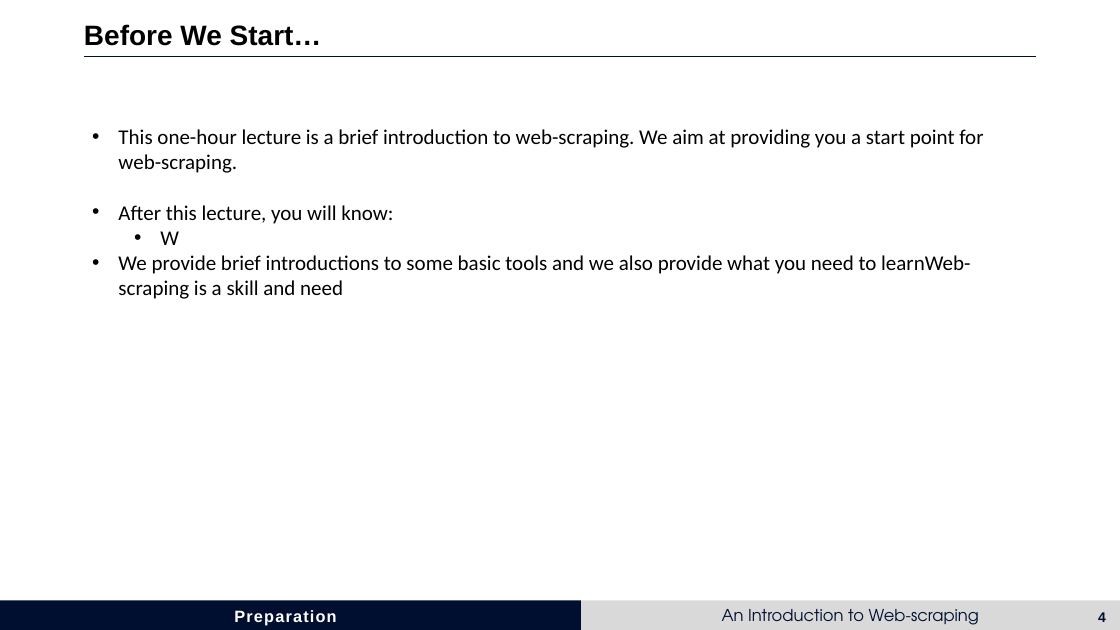
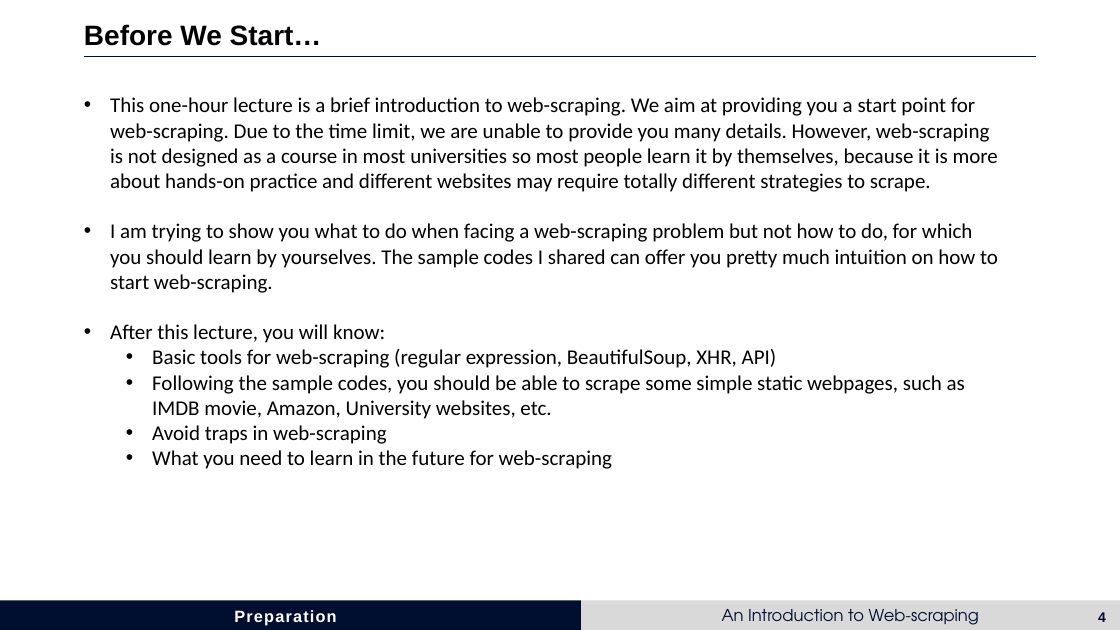
Before and after one commit to HongfeiUconn/Introduction-to-Web-scraping, a slide deck: slide 4 of Introduction to Webscraping.pptx. Drawn at 1120x630 pixels with LibreOffice and Linux fonts; fonts in the diff are those of the drawing. Boxes give left, top, right and bottom in pixels: in the first picture for what was removed or moved away, otherwise in the second. Text is boxed around its words. In the diff, an @@ line names an element or a change of style, - is before the commit and + after.

Commit message:
update ppt

```diff
--- a/Introduction to Webscraping.pptx
+++ b/Introduction to Webscraping.pptx
@@ text "This one-hour lecture is a ...": place and size @@
-text "This one-hour lecture is a ..." at bbox=[118, 129, 983, 299]
+text "This one-hour lecture is a ..." at bbox=[110, 97, 998, 469]
@@ text at bbox=[110, 97, 998, 293]: text changed @@
-• This one-hour lecture is a brief introduction to web-scraping. We aim at providing you a start point for web-scraping.
+• This one-hour lecture is a brief introduction to web-scraping. We aim at providing you a start point for web-scraping. Due to the time limit, we are unable to provide you many details. However, web-scraping is not designed as a course in most universities so most people learn it by themselves, because it is more about hands-on practice and different websites may require totally different strategies to scrape.
+• I am trying to show you what to do when facing a web-scraping problem but not how to do, for which you should learn by yourselves. The sample codes I shared can offer you pretty much intuition on how to start web-scraping.
@@ text at bbox=[152, 349, 965, 469]: text changed @@
-  • W
-• We provide brief introductions to some basic tools and we also provide what you need to learnWeb-scraping is a skill and need
+  • Basic tools for web-scraping (regular expression, BeautifulSoup, XHR, API)
+  • Following the sample codes, you should be able to scrape some simple static webpages, such as IMDB movie, Amazon, University websites, etc.
+  • Avoid traps in web-scraping
+  • What you need to learn in the future for web-scraping
```
Also in this commit, not shown: 2 other slides changed, 1 other file.
